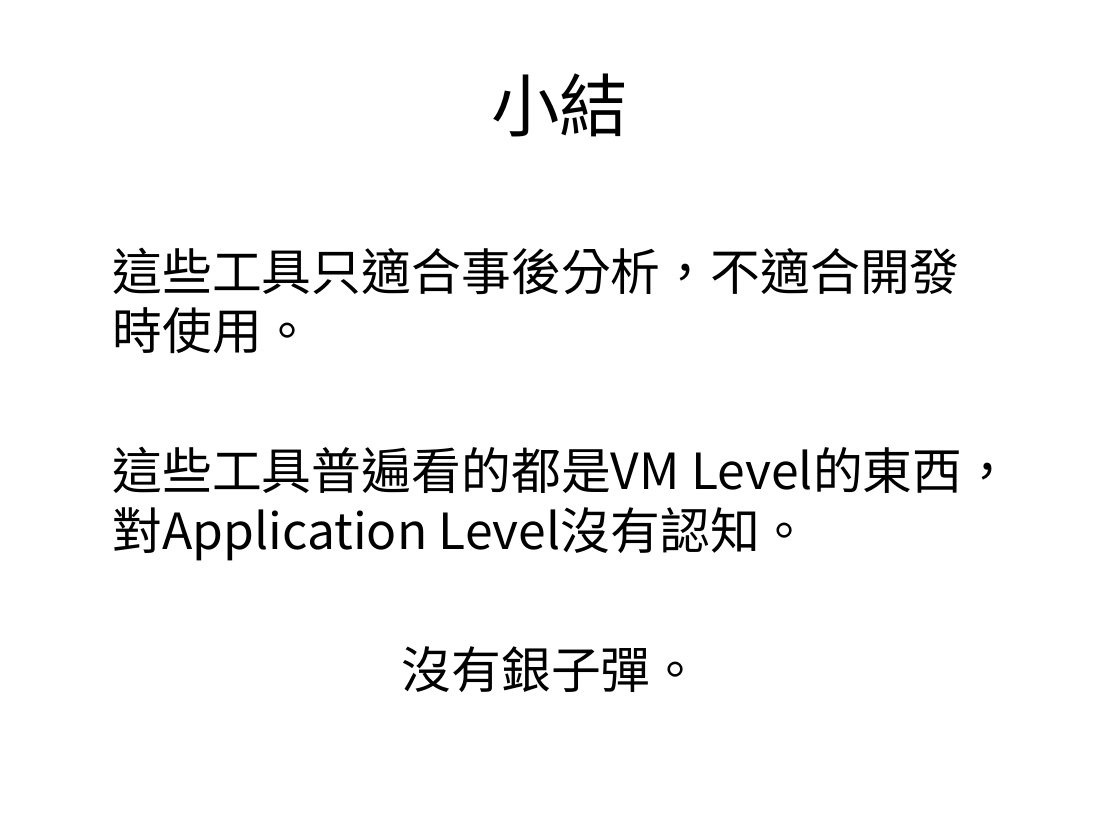
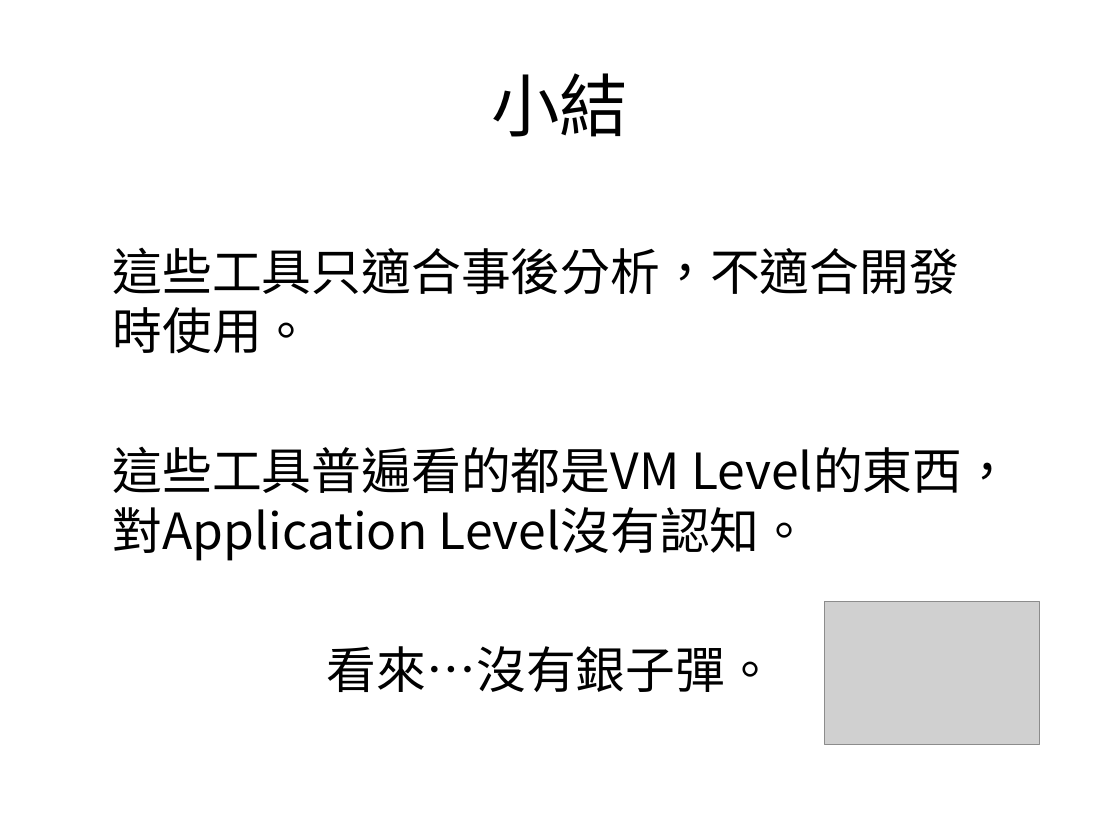
Before and after one commit to zanyking/java_two, a slide deck: slide 34 of 2013/Active Application Monitoring.pptx. Drawn at 1120x840 pixels with LibreOffice and Linux fonts; fonts in the diff are those of the drawing; grey boxes stand for pictures; background and template pictures are left out. Boxes give left, top, right and bottom in pixels: in the first picture for what was removed or moved away, otherwise in the second. Text is boxed around its words. In the diff, an @@ line names an element or a change of style, - is before the commit and + after.

```diff
--- a/2013/Active Application Monitoring.pptx
+++ b/2013/Active Application Monitoring.pptx
@@ picture added at (824,601,1039,745) @@
@@ text at (327,646,775,692): text changed @@
-沒有銀子彈。
+看來…沒有銀子彈。
```
Also in this commit, not shown: 4 other slides changed, 9 slides added, 2 slides removed, 31 other files.
